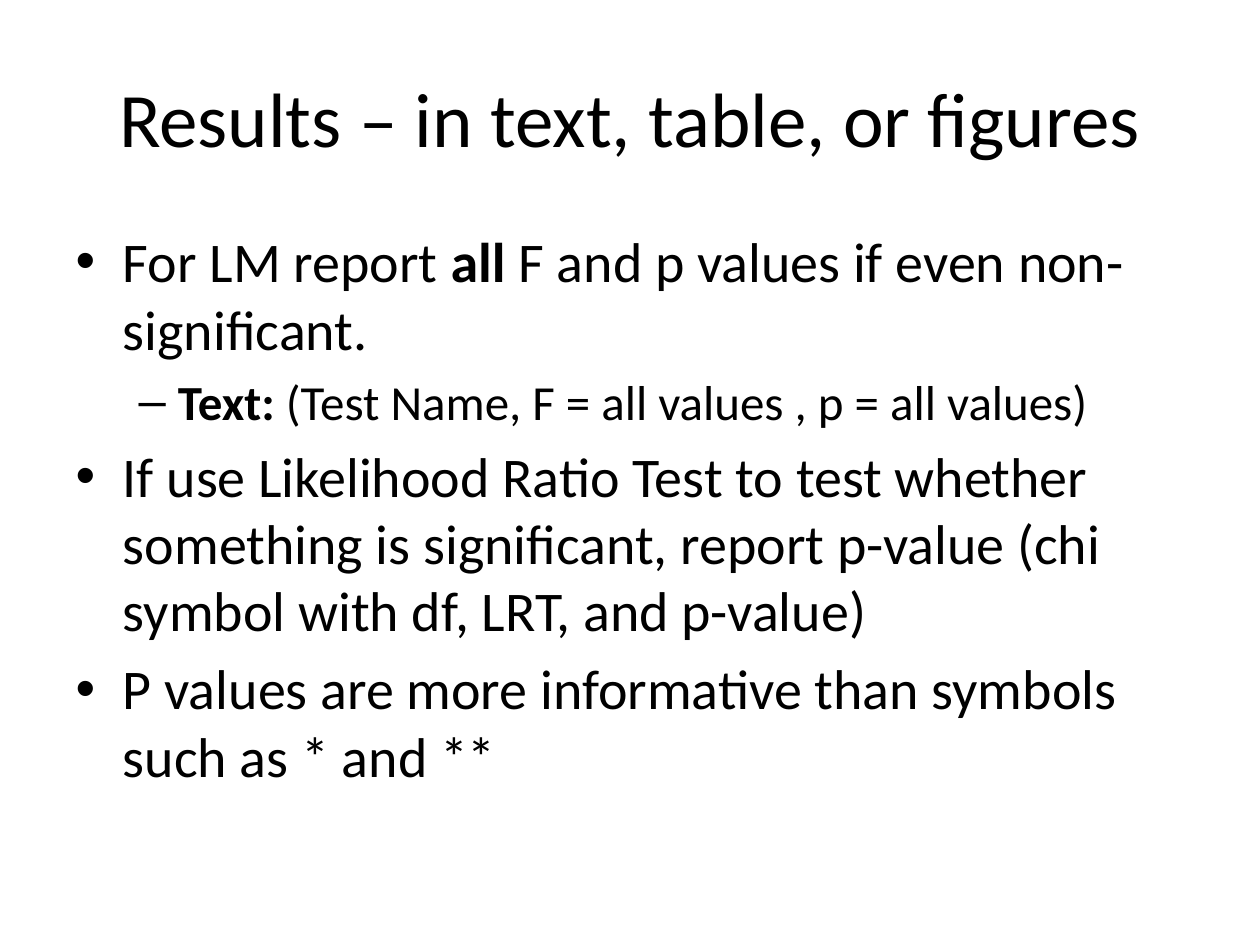
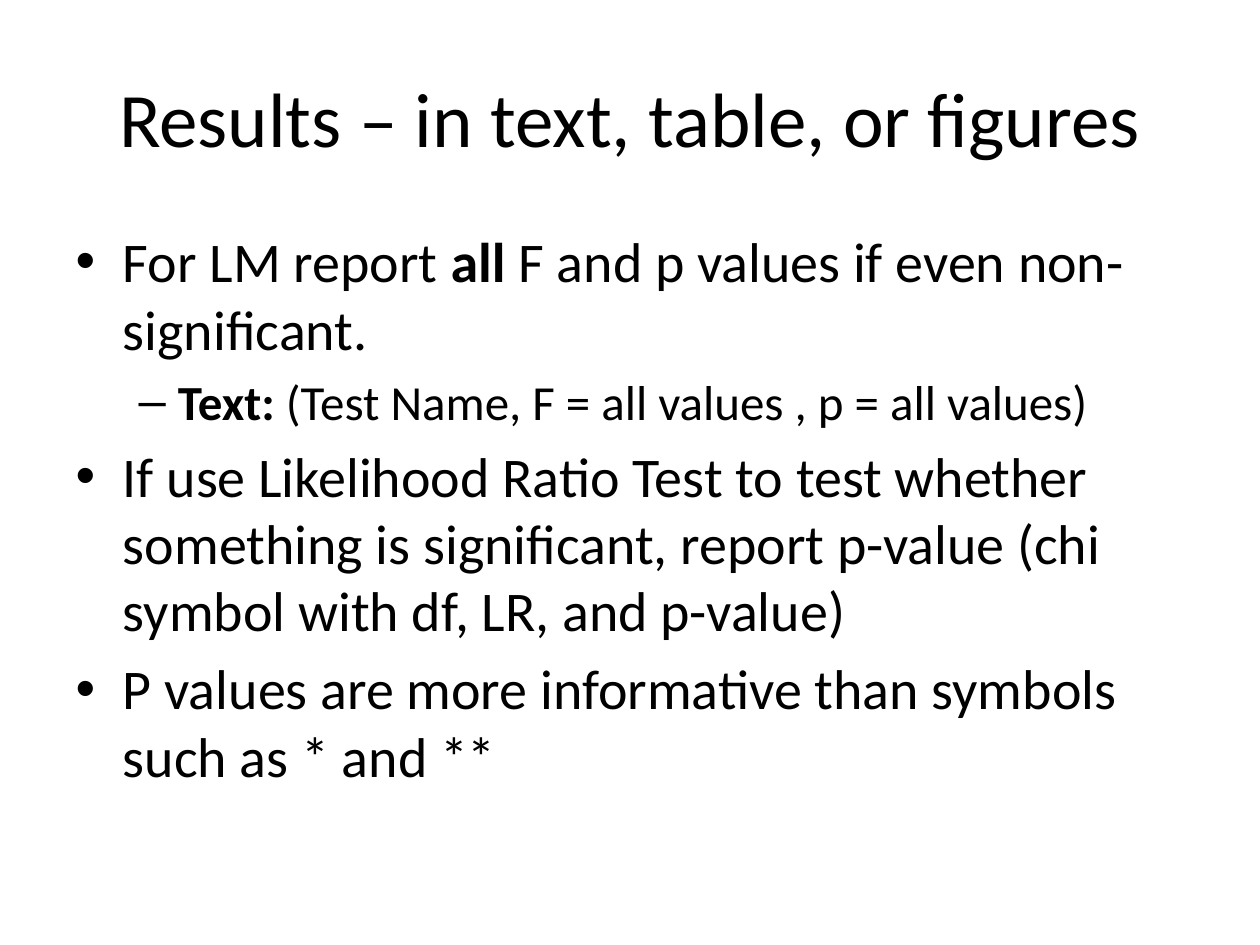
Before and after one commit to EEOB590A-Data-Science-in-R-Fall2021/CourseMaterials, a slide deck: slide 11 of 8. Writing a manuscript/what to include in a paper.pptx. Drawn at 1260x945 pixels with LibreOffice and Linux fonts; fonts in the diff are those of the drawing. Boxes give left, top, right and bottom in pixels: in the first picture for what was removed or moved away, otherwise in the second. Text is boxed around its words. In the diff, an @@ line names an element or a change of style, - is before the commit and + after.

```diff
--- a/8. Writing a manuscript/what to include in a paper.pptx
+++ b/8. Writing a manuscript/what to include in a paper.pptx
@@ text at (123,458,1100,640): text changed @@
-• If use Likelihood Ratio Test to test whether something is significant, report p-value (chi symbol with df, LRT, and p-value)
+• If use Likelihood Ratio Test to test whether something is significant, report p-value (chi symbol with df, LR, and p-value)
```
Also in this commit, not shown: 1 other slide changed, 2 other files.
